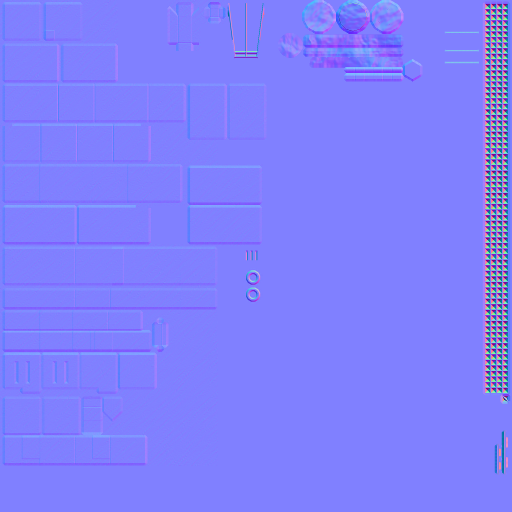
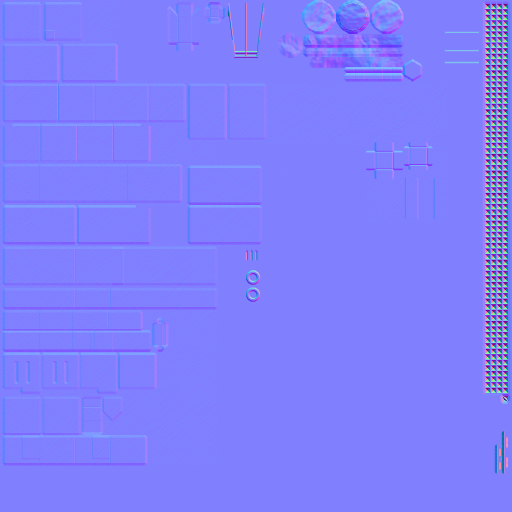
Comparing the layer stacks of the two (512, 512) images. Changes:
painted on "bevel_partial_strong" over [365, 141, 433, 180]
painted on "bevel" over [365, 141, 435, 220]
painted on "Layer #1" over [261, 83, 446, 256]
